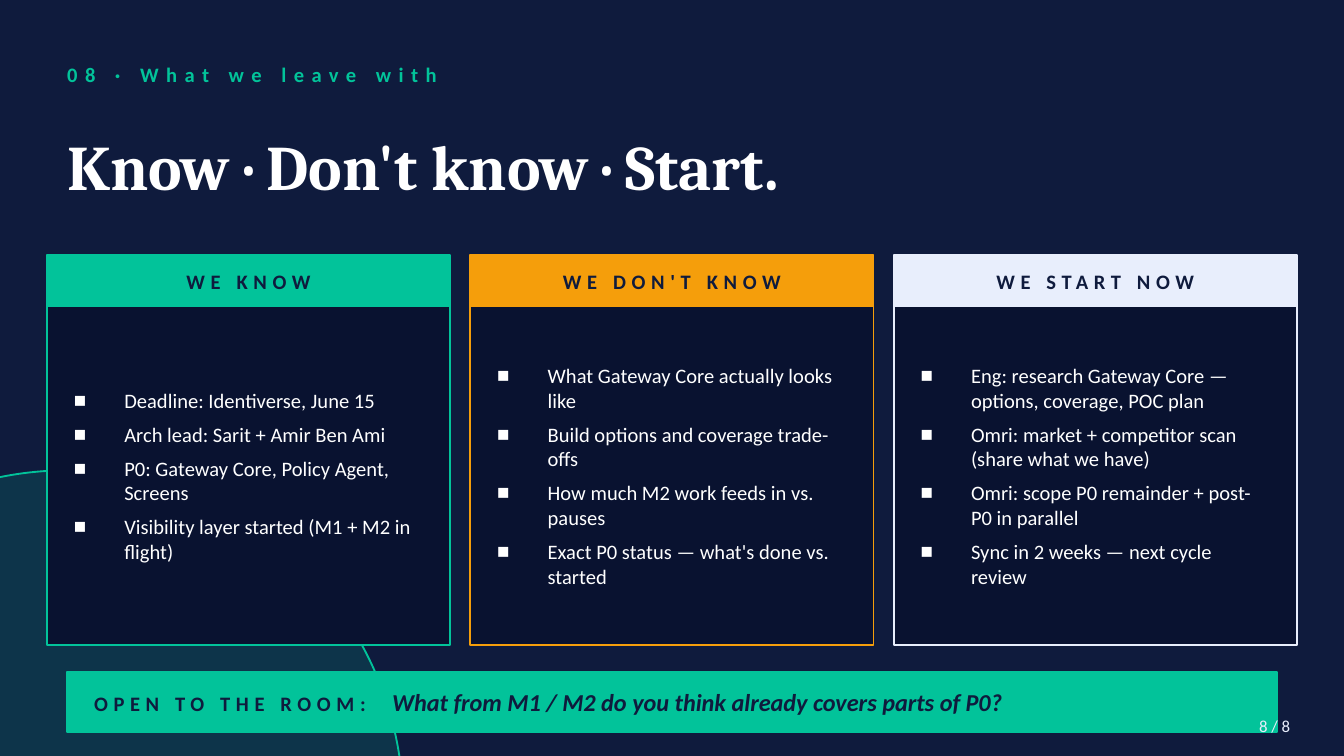
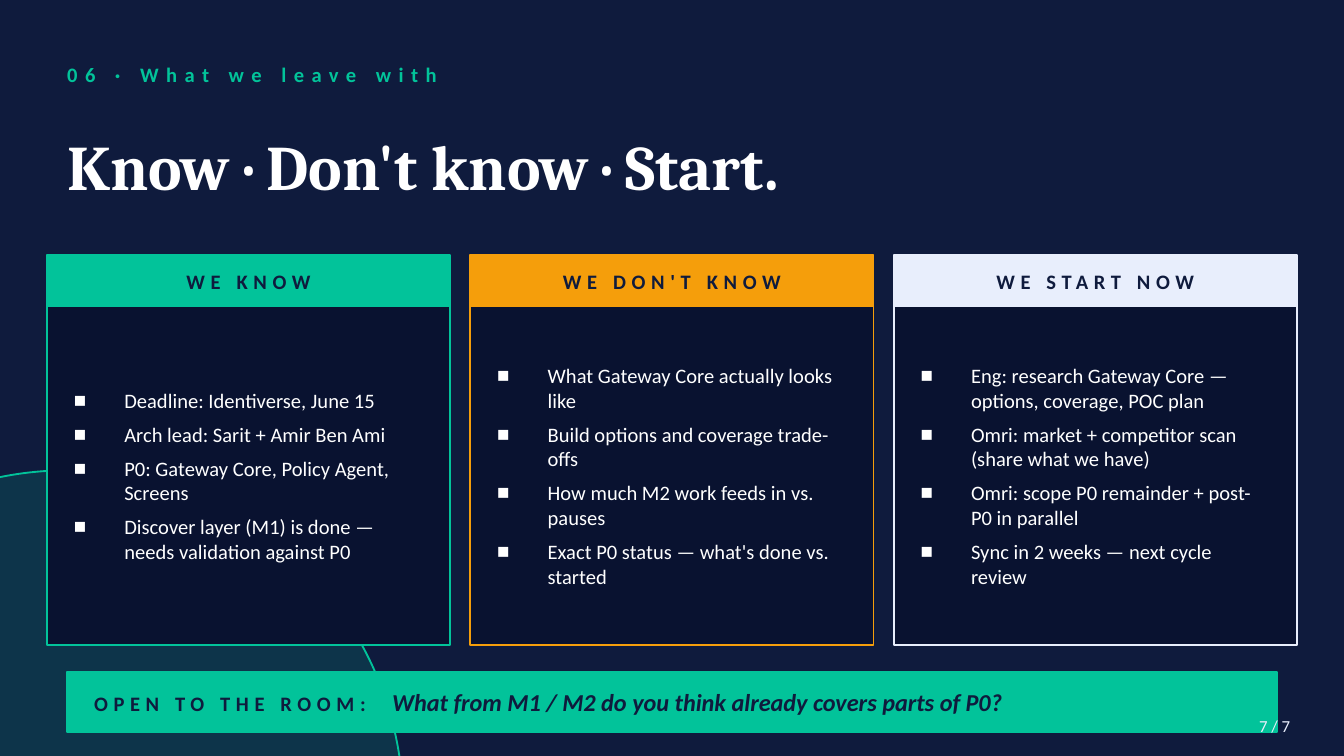
Before and after one commit to Lorch19/ol-linx-agent, a slide deck: slide 7 of artifacts/eng-prekickoff-2026-04-27.pptx (slide 8 before the commit). Drawn at 1344x756 pixels with LibreOffice and Linux fonts; fonts in the diff are those of the drawing. Boxes give left, top, right and bottom in pixels: in the first picture for what was removed or moved away, otherwise in the second. Text is boxed around its words. In the diff, an @@ line names an element or a change of style, - is before the commit and + after.

```diff
--- a/artifacts/eng-prekickoff-2026-04-27.pptx
+++ b/artifacts/eng-prekickoff-2026-04-27.pptx
@@ text at (x1=67, y1=67, x2=437, y2=82): text changed @@
-08 · What we leave with
+06 · What we leave with
@@ text at (x1=124, y1=519, x2=351, y2=563): text changed @@
-■ Visibility layer started (M1 + M2 in flight)
+■ Discover layer (M1) is done — needs validation against P0
@@ text at (x1=1259, y1=721, x2=1291, y2=737): text changed @@
-8 / 8
+7 / 7
```
Also in this commit, not shown: 2 other slides changed, 3 slides added, 4 slides removed.
